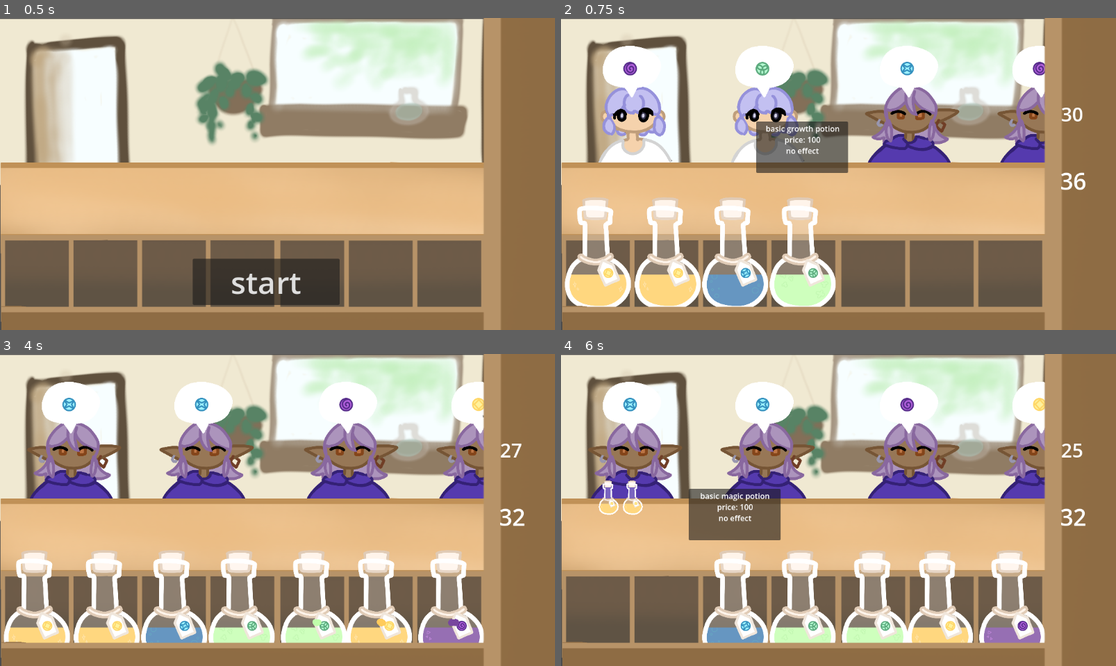
Above: before the commit, frames 1-4 (two rows, left to right).
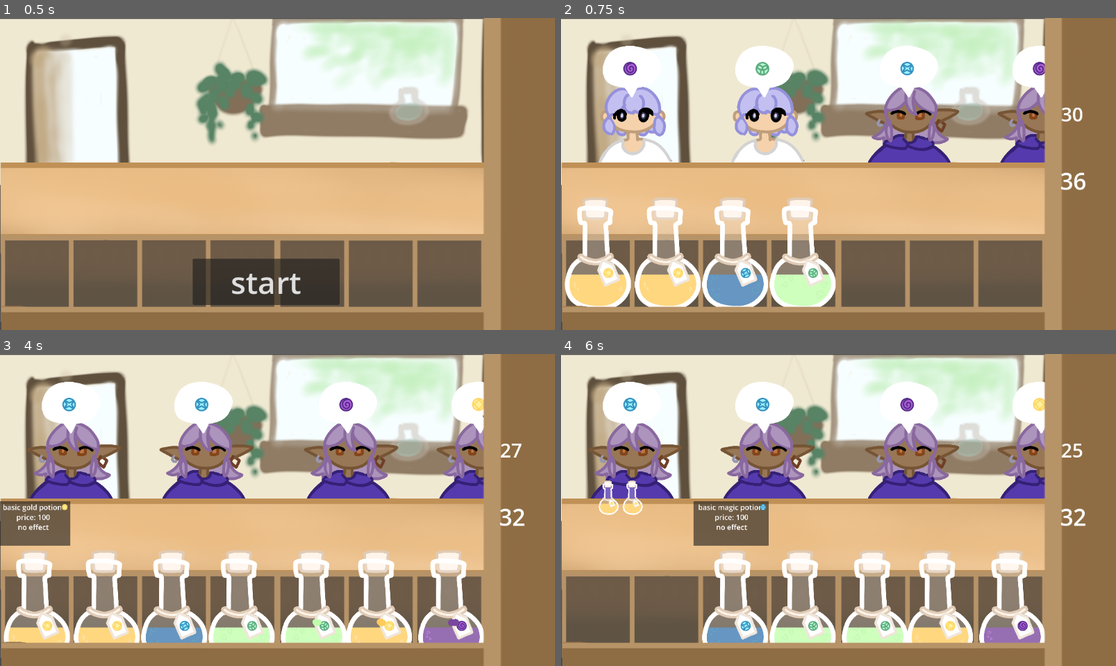
Above: after the commit, the same moments.

Repository: clairewsu/game
Game: Godot game, scene res://scenes/main.tscn
Same seed, same stepped clock (60 frames per second), same inputs: the game is played once before the commit and once after it.
Inputs (mouse positions are in pixels of both pictures, inside the frame that each line leads up to):
- Up to frame 1 (0.5 s): no input
- Up to frame 2 (0.75 s): click "start" at 0.5 s
- Up to frame 3 (4 s): drag from (72, 413) to (349, 413) at 1.27 s; drag from (205, 413) to (349, 413) at 2.02 s; press the mouse at (349, 413) at 2.78 s; release the mouse at (349, 413) at 3.5 s; drag from (482, 413) to (38, 609) at 3.52 s
- Up to frame 4 (6 s): drag from (599, 609) to (633, 413) at 4.27 s; drag from (672, 609) to (633, 413) at 5.02 s; move the mouse to (738, 609) at 5.77 s; press the mouse at (738, 609) at 5.78 s

Frame 1 is identical in both runs. In frame 2, 2.7% of the frame differs, in the area x 35-52%, y 33-50%; in frame 3, 1.8%; in frame 4, 1.6%.

Commit message:
now u dont hv to drag to sell

Diff:
--- a/project.godot
+++ b/project.godot
@@ -26,6 +26,38 @@
 "events": [Object(InputEventMouseButton,"resource_local_to_scene":false,"resource_name":"","device":-1,"window_id":0,"a …(253 unchanged characters)…
 ]
 }
+one={
+"deadzone": 0.2,
+"events": [Object(InputEventKey,"resource_local_to_scene":false,"resource_name":"","device":0,"window_id":0,"alt_pressed":false,"shift_pressed":false,"ctrl_pressed":false,"meta_pressed":false,"pressed":false,"keycode":0,"physical_keycode":49,"key_label":0,"unicode":0,"location":0,"echo":false,"script":null)
+]
+}
+two={
+"deadzone": 0.2,
+"events": [Object(InputEventKey,"resource_local_to_scene":false,"resource_name":"","device":0,"window_id":0,"alt_pressed":false,"shift_pressed":false,"ctrl_pressed":false,"meta_pressed":false,"pressed":false,"keycode":0,"physical_keycode":50,"key_label":0,"unicode":0,"location":0,"echo":false,"script":null)
+]
+}
+three={
+"deadzone": 0.2,
+"events": [Object(InputEventKey,"resource_local_to_scene":false,"resource_name":"","device":0,"window_id":0,"alt_pressed":false,"shift_pressed":false,"ctrl_pressed":false,"meta_pressed":false,"pressed":false,"keycode":0,"physical_keycode":51,"key_label":0,"unicode":0,"location":0,"echo":false,"script":null)
+]
+}
+four={
+"deadzone": 0.2,
+"events": [Object(InputEventKey,"resource_local_to_scene":false,"resource_name":"","device":0,"window_id":0,"alt_pressed":false,"shift_pressed":false,"ctrl_pressed":false,"meta_pressed":false,"pressed":false,"keycode":0,"physical_keycode":52,"key_label":0,"unicode":0,"location":0,"echo":false,"script":null)
+]
+}
+l={
+"deadzone": 0.2,
+"events": [Object(InputEventKey,"resource_local_to_scene":false,"resource_name":"","device":0,"window_id":0,"alt_pressed":false,"shift_pressed":false,"ctrl_pressed":false,"meta_pressed":false,"pressed":false,"keycode":0,"physical_keycode":4194319,"key_label":0,"unicode":0,"location":0,"echo":false,"script":null)
+, Object(InputEventKey,"resource_local_to_scene":false,"resource_name":"","device":0,"window_id":0,"alt_pressed":false,"shift_pressed":false,"ctrl_pressed":false,"meta_pressed":false,"pressed":false,"keycode":0,"physical_keycode":65,"key_label":0,"unicode":0,"location":0,"echo":false,"script":null)
+]
+}
+r={
+"deadzone": 0.2,
+"events": [Object(InputEventKey,"resource_local_to_scene":false,"resource_name":"","device":0,"window_id":0,"alt_pressed":false,"shift_pressed":false,"ctrl_pressed":false,"meta_pressed":false,"pressed":false,"keycode":0,"physical_keycode":4194321,"key_label":0,"unicode":0,"location":0,"echo":false,"script":null)
+, Object(InputEventKey,"resource_local_to_scene":false,"resource_name":"","device":0,"window_id":0,"alt_pressed":false,"shift_pressed":false,"ctrl_pressed":false,"meta_pressed":false,"pressed":false,"keycode":0,"physical_keycode":68,"key_label":0,"unicode":0,"location":0,"echo":false,"script":null)
+]
+}
 
 [physics]
 
--- a/scenes/object.tscn
+++ b/scenes/object.tscn
@@ -6,6 +6,7 @@
 [ext_resource type="Texture2D" uid="uid://3n1cw0xc3pwe" path="res://art/basicgold_liquid.PNG" id="3_a0y2b"]
 [ext_resource type="Shader" uid="uid://43uyde5kop04" path="res://object.gdshader" id="3_a03g0"]
 [ext_resource type="Texture2D" uid="uid://c5hsnlr60x28u" path="res://art/basicbottle_mask.PNG" id="4_46pka"]
+[ext_resource type="Texture2D" uid="uid://booomxbpl8k2f" path="res://art/gold.PNG" id="7_f66fi"]
 
 [sub_resource type="ShaderMaterial" id="ShaderMaterial_f66fi"]
 shader = ExtResource("3_a03g0")
@@ -45,4 +46,32 @@
 [node name="Marker2D" type="Marker2D" parent="." unique_id=131602449]
 position = Vector2(-10, 134)
 
+[node name="objdesc" type="Panel" parent="." unique_id=661542681]
+offset_left = -301.0
+offset_top = -748.0
+offset_right = 221.0
+offset_bottom = -439.0
+
+[node name="desctext" type="RichTextLabel" parent="objdesc" unique_id=1737016107]
+layout_mode = 0
+offset_left = 6.0
+offset_top = 7.0
+offset_right = 524.0
+offset_bottom = 306.0
+theme_override_font_sizes/normal_font_size = 50
+bbcode_enabled = true
+text = "efheifejfjoieifeoirfeorf"
+fit_content = true
+scroll_active = false
+horizontal_alignment = 1
+
+[node name="TextureRect" type="TextureRect" parent="objdesc" unique_id=1853793326]
+layout_mode = 0
+offset_left = 368.0
+offset_top = -84.0
+offset_right = 616.0
+offset_bottom = 214.0
+texture = ExtResource("7_f66fi")
+expand_mode = 1
+
 [connection signal="hit" from="." to="." method="_on_hit"]
--- a/scenes/ui_or_smth.tscn
+++ b/scenes/ui_or_smth.tscn
@@ -53,22 +53,5 @@
 theme_override_font_sizes/font_size = 48
 text = "30"
 
-[node name="objdesc" type="Panel" parent="." unique_id=509032399]
-offset_left = 72.0
-offset_top = 88.0
-offset_right = 263.0
-offset_bottom = 195.0
-
-[node name="desctext" type="RichTextLabel" parent="objdesc" unique_id=1176251232]
-layout_mode = 0
-offset_left = -7.0
-offset_top = 3.0
-offset_right = 201.0
-offset_bottom = 126.0
-text = "efheifejfjoieifeoirfeorf"
-fit_content = true
-scroll_active = false
-horizontal_alignment = 1
-
 [connection signal="timeout" from="Timer" to="." method="_on_timer_timeout"]
 [connection signal="pressed" from="startbutton" to="." method="_on_startbutton_pressed"]
--- a/scripts/guy.gd
+++ b/scripts/guy.gd
@@ -6,8 +6,11 @@
 var textures=[]
 var this_score=0
 var guys=[]
+var selected=false
+var lastselected:String
 signal penalty
 signal dismiss
+signal sellto(guy0)
 
 # Called when the node enters the scene tree for the first time.
 func _ready():
@@ -42,11 +45,15 @@
 
 func _input_event(Viewport,InputEvent,int):
 	if InputEvent.is_action_pressed("move"):
-		if true not in slot_occupied:
-			penalty.emit(80,global_position)
+		if not selected:
+			if true not in slot_occupied:
+				penalty.emit(80,global_position)
+			else:
+				dismiss.emit(this_score,global_position)
+			queue_free()
 		else:
-			dismiss.emit(this_score,global_position)
-		queue_free()
+			sellto.emit(self)
+			selected=false
 
 func get_free_slot():
 	for i in range(slot_occupied.size()):
@@ -57,6 +64,15 @@
 
 func _on_score(amount:int):
 	this_score+=amount
+	selected=false
+
+func _obj_selected(obj):
+	obj=str(obj)
+	if lastselected==obj:
+		selected=false
+	else:
+		selected=true
+	lastselected=obj
 
 func _on_end():
 	dismiss.emit(this_score,global_position)
--- a/scripts/main.gd
+++ b/scripts/main.gd
@@ -13,6 +13,8 @@
 var slots=[Vector2(80,530),Vector2(225,530),Vector2(365,530),Vector2(505,530),Vector2(655,530),Vector2(790,530),Vector2(940,530),Vector2(1080,530)]
 var slot_occupied=[false,false,false,false,false,false,false,false]
 signal end
+signal select1(obj)
+signal sellto(guy0)
 
 # Called when the node enters the scene tree for the first time.
 func _ready():
@@ -53,6 +55,8 @@
 		guy.connect("penalty", Callable(self, "_on_loss"))
 		guy.connect("dismiss",Callable(self,"_on_dismiss"))
 		end.connect(guy._on_end)
+		select1.connect(guy._obj_selected)
+		guy.sellto.connect(_guy_clicked)
 
 func spawn_object(n:int):
 	for i in range(n):
@@ -73,8 +77,9 @@
 		#object.connect("score", Callable(self, "_on_score"))
 		#object.score.connect(guy._on_score)
 		end.connect(object.queue_free)
-		object.show_desc.connect($ui._show_desc)
-		object.hide_desc.connect($ui._hide_desc)
+		object.select.connect(_on_select)
+		select1.connect(object._on_select)
+		sellto.connect(object._guy_clicked)
 
 func respawn_guys():
 	respawning_guys=true
@@ -114,3 +119,9 @@
 	popup.position=pos
 	add_child(popup)
 	popup.setup(sign,points)
+
+func _on_select(obj):
+	select1.emit(obj)
+
+func _guy_clicked(guy0):
+	sellto.emit(guy0)
--- a/scripts/object.gd
+++ b/scripts/object.gd
@@ -1,12 +1,16 @@
 extends Area2D
 class_name object_class
 @export var particle_scene: PackedScene
-@export var speed=30 #theoretically how it would zoom bk to its default pos
+@export var speed=15 #theoretically how it would zoom bk to its default pos
 @export var color_id=0
 @export var basevalue=100
 @export var data=carddata
 @export var slosh_strength=.2
 @export var settle_speed=.6
+@onready var gold=preload("res://art/gold.PNG")
+@onready var green=preload("res://art/green.PNG")
+@onready var blue=preload("res://art/blue.PNG")
+@onready var swirl=preload("res://art/swirl.PNG")
 var slosh=0.0
 var wave_amp=0.0
 var screen_size
@@ -16,14 +20,16 @@
 var slot=-1
 @export var defaultpos=Vector2(500,400)
 var objpos:Vector2
+var mousepos:Vector2
 var liquidoffset=Vector2.ZERO
 var liquidvelocity=Vector2.ZERO
 var tilt=0.0
 var is_moving=false
+var selected=false
 signal hit
 signal score(amount:int)
-signal show_desc(name,cost,desc,pos:Vector2)
-signal hide_desc
+signal show_desc(name,color,cost,desc,pos:Vector2)
+signal select(obj)
 
 # Called when the node enters the scene tree for the first time.
 func _ready():
@@ -33,6 +39,7 @@
 	$liquid.texture=data.liquidtexture
 	$liquid.material.set_shader_parameter("mask_tex",data.masktexture)
 	$CollisionPolygon2D.polygon = data.collision
+	$objdesc.hide()
 	color_id=data.color
 	basevalue=data.basevalue
 	input_pickable=true
@@ -42,8 +49,8 @@
 	objpos=position
 	mouse_entered.connect(_on_mouse_entered)
 	mouse_exited.connect(_on_mouse_exited)
-	speed=15
 	position+=Vector2(0,-200)
+	show_desc.connect(_show_desc)
 
 
 # Called every frame. 'delta' is the elapsed time since the previous frame.
@@ -52,10 +59,17 @@
 		z_index=100
 	elif not sold:
 		z_index=3
+	if sold:
+		drag=false
+		selected=false
 
 func _physics_process(delta):
-	if not drag and not sold:
+	if not drag and not sold and not selected:
 		position = position.move_toward(defaultpos,speed)
+	if selected:
+		speed=15
+		position=position.move_toward(defaultpos+Vector2(0,-100),speed)
+		show_desc.emit(data.name,data.color,data.basevalue,data.desc,position)
 	var moved=position-objpos
 	if position != defaultpos:
 		is_moving=true
@@ -86,34 +100,40 @@
 func _on_input_event(viewport, event, shape_idx):
 	if event is InputEventMouseButton and event.button_index == MOUSE_BUTTON_LEFT and event.pressed:
 		drag = true
+		mousepos=get_global_mouse_position()
 
 
 func _unhandled_input(event):
 	if event.is_action_released("move"):
 		drag = false
+		if get_global_mouse_position().distance_to(mousepos)<8 and not sold:
+			selected=!selected
+			select.emit(self)
 		if not sold:
 			for area in $sellarea.get_overlapping_areas():
 				if area.is_in_group("guy"):
 					sell(area)
-					if area.color_id==color_id:
-						score.emit(basevalue*1.5)
-					else:
-						score.emit(basevalue)
+
 	elif drag and event is InputEventMouseMotion:
+		speed=30
+		selected=false
 		position += event.relative
-		hide_desc.emit()
+		_hide_desc()
 
 func _on_mouse_entered():
-	if not sold:
-		show_desc.emit(data.name,data.basevalue,data.desc,position)
+	if not sold and not is_moving:
+		show_desc.emit(data.name,data.color,data.basevalue,data.desc,position)
 
 func _on_mouse_exited():
-	hide_desc.emit()
+	if not selected:
+		_hide_desc()
 
 func sell(guy):
+	selected=false
 	sold=true
 	var guyslot=guy.get_free_slot()
 	if guyslot == -1:
+		selected=true
 		sold=false
 		return
 	z_index=3
@@ -121,13 +141,19 @@
 	if guyslot>2:
 		z_index=10
 	position=guy.position+guy.slots[guyslot]
+	$objdesc.hide()
 	score.connect(guy._on_score)
+	if guy.color_id==color_id:
+		score.emit(basevalue*1.5)
+	else:
+		score.emit(basevalue)
 	guy.tree_exited.connect(queue_free)
+
 
 func _exit_tree() -> void:
 	if exists != null and slot != -1:
 		exists.slot_occupied[slot] = false
-	hide_desc.emit()
+	_hide_desc()
 
 func splash():
 	for i in range(randi_range(5,8)):
@@ -136,4 +162,29 @@
 		particle.liquidtexture=data.liquidtexture
 		particle.z_index=0
 		add_child(particle)
-		speed=30
+
+func _show_desc(name:String,color:int,cost:int,desc:String,pos:Vector2):
+	if not sold:
+		if color==0:
+			$objdesc/TextureRect.texture=gold
+		elif color==1:
+			$objdesc/TextureRect.texture=green
+		elif color==2:
+			$objdesc/TextureRect.texture=blue
+		elif color==3:
+			$objdesc/TextureRect.texture=swirl
+		$objdesc/desctext.text="%s \nprice: %d\n%s"% [name,cost,desc]
+		$objdesc.show()
+
+
+func _hide_desc():
+	$objdesc.hide()
+
+func _on_select(obj):
+	if obj!=self:
+		selected=false
+		_hide_desc()
+
+func _guy_clicked(guy0):
+	if selected:
+		sell(guy0)
--- a/scripts/ui_or_smth.gd
+++ b/scripts/ui_or_smth.gd
@@ -12,7 +12,6 @@
 	$timerlabel.hide()
 	$theend.hide()
 	$deckcounter.hide()
-	$objdesc.hide()
 
 func show_time(text):
 	$timerlabel.text = text
@@ -82,11 +81,3 @@
 
 func updatemult(multvalue):
 	$scorecounter.text="base score: %d\npenalty: %d\nround bonus: x%.2f"% [base,penalty,multvalue]
-
-func _show_desc(name:String,cost:int,desc:String,pos:Vector2):
-	$objdesc/desctext.text="%s\nprice: %d\n%s"% [name,cost,desc]
-	$objdesc.position=pos+Vector2(-100,-250)
-	$objdesc.show()
-
-func _hide_desc():
-	$objdesc.hide()
